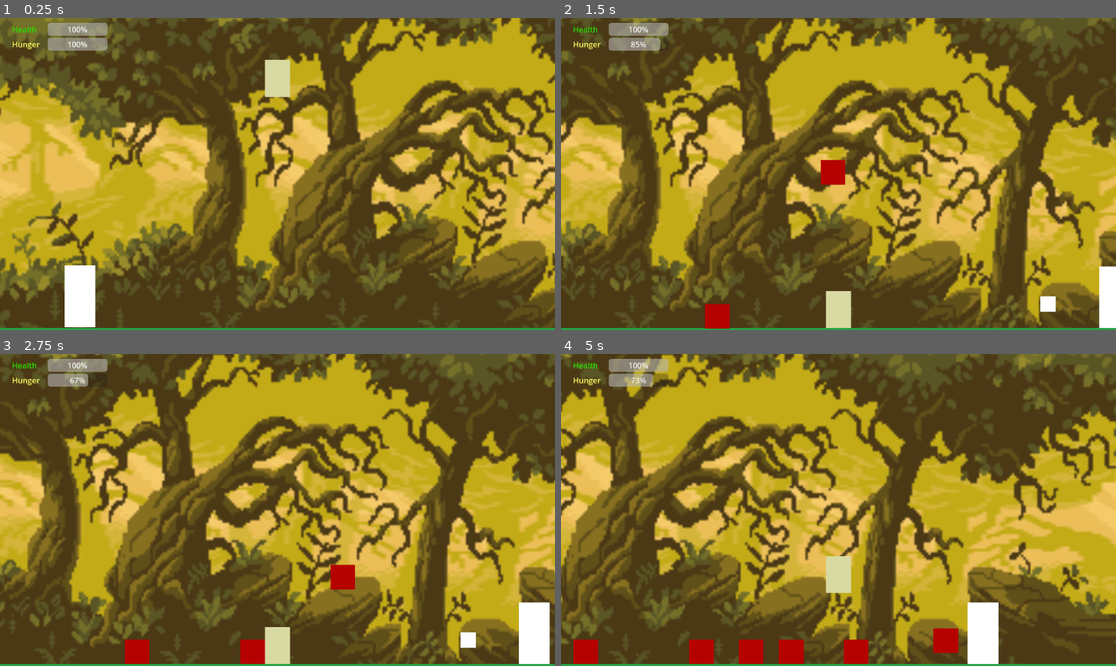
Above: before the commit, frames 1-4 (two rows, left to right).
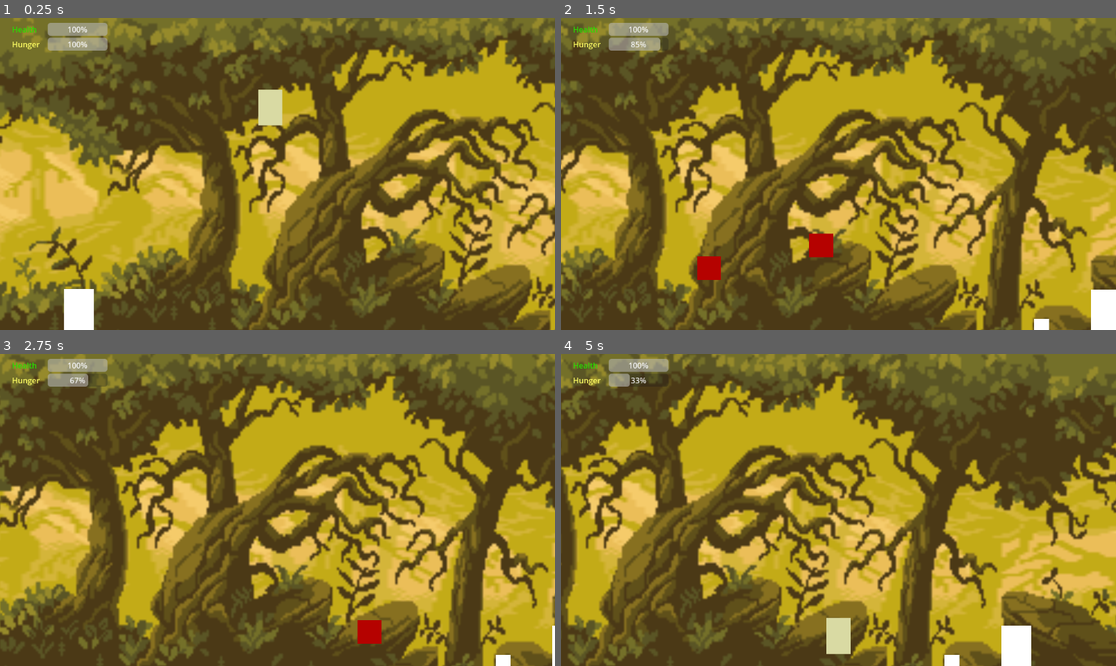
Above: after the commit, the same moments.

Repository: okmissty/Deathrunners
Game: Godot game, scene res://main.tscn
The game is run twice, just before and just after one commit, with the same random seed, the same clock (stepped at 60 frames per second) and the same inputs.
Inputs:
- Up to frame 1 (0.25 s): no input
- Up to frame 2 (1.5 s): tap Enter (ui_accept) at 0.5, 0.77 s; hold Right (ui_right) from 0.53 s (still down); tap 1 (death_spawn_rock) at 0.6, 1.35 s
- Up to frame 3 (2.75 s): tap Enter (ui_accept) at 1.52 s; release Right (ui_right) at 2.03 s; hold Left (ui_left) from 2.03 s (still down); tap 1 (death_spawn_rock) at 2.1 s
- Up to frame 4 (5 s): release Left (ui_left) at 2.78 s; hold Right (ui_right) 2.78-4.28 s; tap 1 (death_spawn_rock) at 2.85, 3.6, 4.35 s; tap Enter (ui_accept) at 3.02, 3.77, 4.52 s; hold Left (ui_left) from 4.28 s (still down)

The runs differ from the first frame. In frame 1, 57% of the frame differs, in the area x 0-100%, y 0-100%; in frame 2, 57%; in frame 3, 65%; in frame 4, 65%.

Commit message:
background and hazard fix

Diff:
--- a/DeathRunnersGodotPrototype/PrototypeFiles/death_controller.gd
+++ b/DeathRunnersGodotPrototype/PrototypeFiles/death_controller.gd
@@ -16,10 +16,11 @@
 
 func spawn_hazard_over_survivor() -> void:
 	if hazard_scene == null or survivor == null:
+		print("No hazard_scene or survivor set on DeathController")
 		return
 
 	var h = hazard_scene.instantiate()
 	get_tree().current_scene.add_child(h)
 
-	# spawn a bit ahead and above the survivor
+	# spawn above the survivor
 	h.global_position = survivor.global_position + Vector2(0, -200)
--- a/DeathRunnersGodotPrototype/PrototypeFiles/hazard.gd
+++ b/DeathRunnersGodotPrototype/PrototypeFiles/hazard.gd
@@ -1,17 +1,18 @@
-extends RigidBody2D
+extends Area2D
 
+@export var fall_speed: float = 300.0
 @export var damage: float = 30.0
 
-func _ready() -> void:
-	# Allow this body to report contacts in Godot 4
-	contact_monitor = true
-	max_contacts_reported = 4
+func _process(delta: float) -> void:
+	# Simple "fake gravity" so it falls straight down
+	global_position.y += fall_speed * delta
 
 func _on_body_entered(body: Node) -> void:
-	print("Hazard collided with: ", body.name)
+	# Debug: see what we hit
+	print("Hazard overlapped with: ", body.name)
 
 	if body.is_in_group("player"):
 		print("Hazard hit player, applying damage: ", damage)
 		if body.has_method("apply_damage"):
 			body.apply_damage(damage)
-		queue_free()
+		queue_free()  # remove hazard so it only hits once
--- a/DeathRunnersGodotPrototype/PrototypeFiles/hazard.tscn
+++ b/DeathRunnersGodotPrototype/PrototypeFiles/hazard.tscn
@@ -5,16 +5,17 @@
 [sub_resource type="RectangleShape2D" id="RectangleShape2D_4fw0i"]
 size = Vector2(32, 32)
 
-[node name="Hazard" type="RigidBody2D"]
+[node name="Hazard" type="Area2D"]
 script = ExtResource("1_xc6ka")
 
 [node name="HazardAppearance" type="ColorRect" parent="."]
-offset_right = 32.0
-offset_bottom = 32.0
+offset_left = -16.0
+offset_top = -16.0
+offset_right = 16.0
+offset_bottom = 16.0
 color = Color(0.7115772, 0.0076711033, 5.7756904e-07, 1)
 
 [node name="HazardCollision" type="CollisionShape2D" parent="."]
-position = Vector2(16, 16)
 shape = SubResource("RectangleShape2D_4fw0i")
 
 [connection signal="body_entered" from="." to="." method="_on_body_entered"]
--- a/DeathRunnersGodotPrototype/main.tscn
+++ b/DeathRunnersGodotPrototype/main.tscn
@@ -34,9 +34,9 @@
 format = 2
 
 [node name="Ground" type="ColorRect" parent="."]
-offset_top = 600.0
+offset_top = 650.0
 offset_right = 4000.0
-offset_bottom = 720.0
+offset_bottom = 770.0
 scale = Vector2(1.2689017, 0.6459883)
 color = Color(0.14901961, 0.6392157, 0.27058825, 1)
 metadata/_edit_use_anchors_ = true
@@ -85,10 +85,10 @@
 survivor_path = NodePath("../Survivor")
 
 [node name="HorizontalCam" type="Camera2D" parent="."]
-offset = Vector2(0, 400)
-zoom = Vector2(1.6, 1.6)
+offset = Vector2(0, 215)
+zoom = Vector2(1.55, 1.55)
 limit_left = 0
-limit_top = -1000
+limit_top = 0
 limit_right = 1500
 limit_bottom = 300
 script = ExtResource("5_lquwl")
@@ -170,4 +170,5 @@
 position = Vector2(824, 569)
 
 [node name="Goal" parent="." instance=ExtResource("8_5vw27")]
+modulate = Color(0.9039432, 0.38405097, 0.8375063, 1)
 position = Vector2(1126, 550)
Not shown: 1 places in DeathRunnersGodotPrototype/main.tscn that only renumber resources
